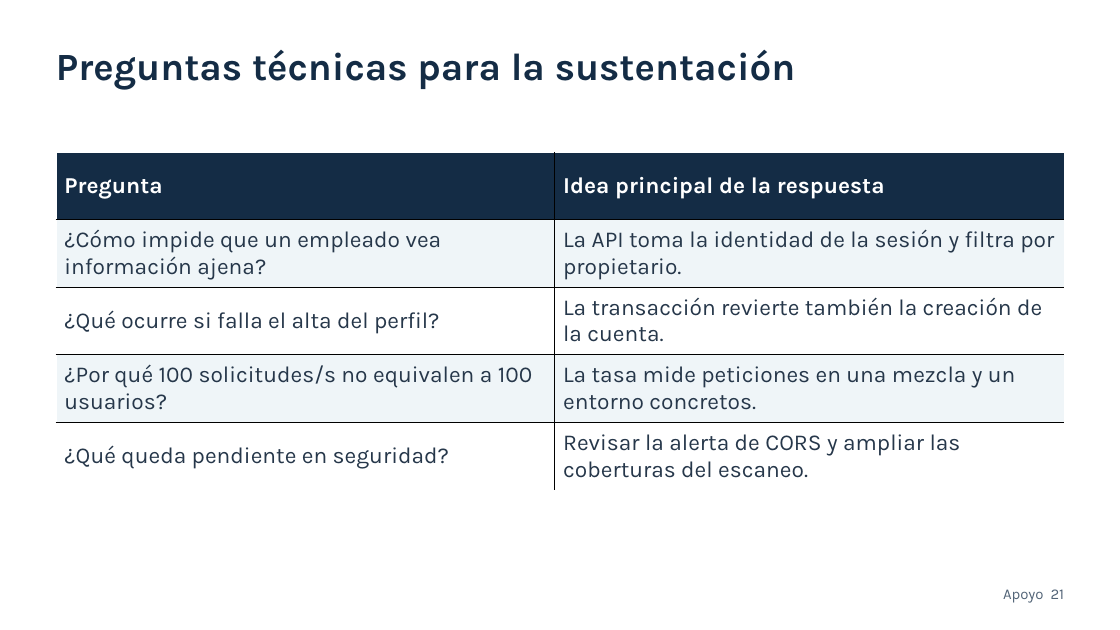
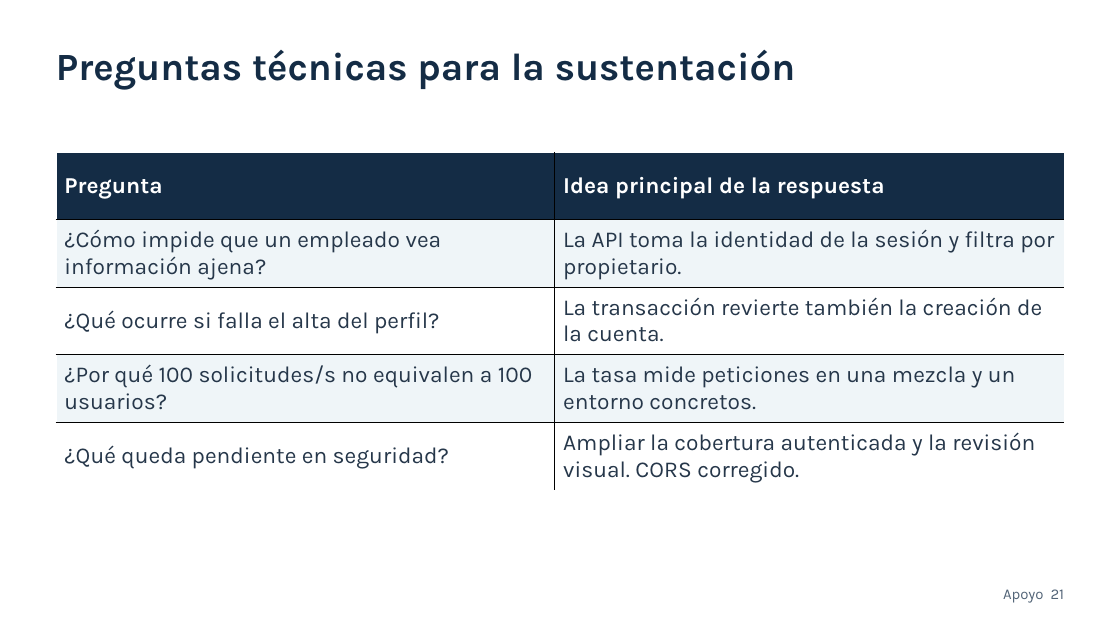
Before and after one commit to alexriver101219/PROYECTO_SENA, a slide deck: slide 21 of docs/presentacion/2026-11-15/SESHA-sustentacion-final.pptx. Drawn at 1120x630 pixels with LibreOffice and Linux fonts; fonts in the diff are those of the drawing. Boxes give left, top, right and bottom in pixels: in the first picture for what was removed or moved away, otherwise in the second. Text is boxed around its words. In the diff, an @@ line names an element or a change of style, - is before the commit and + after.

Commit message:
docs: actualizar informe técnico y sustentación con cierre de CORS

```diff
--- a/docs/presentacion/2026-11-15/SESHA-sustentacion-final.pptx
+++ b/docs/presentacion/2026-11-15/SESHA-sustentacion-final.pptx
@@ table at (56, 152, 1065, 490) @@
-row 5, column 2: Revisar la alerta de CORS y ampliar las coberturas del escaneo.
+row 5, column 2: Ampliar la cobertura autenticada y la revisión visual. CORS corregido.
```
Also in this commit, not shown: 1 other slide changed, 10 other files.
